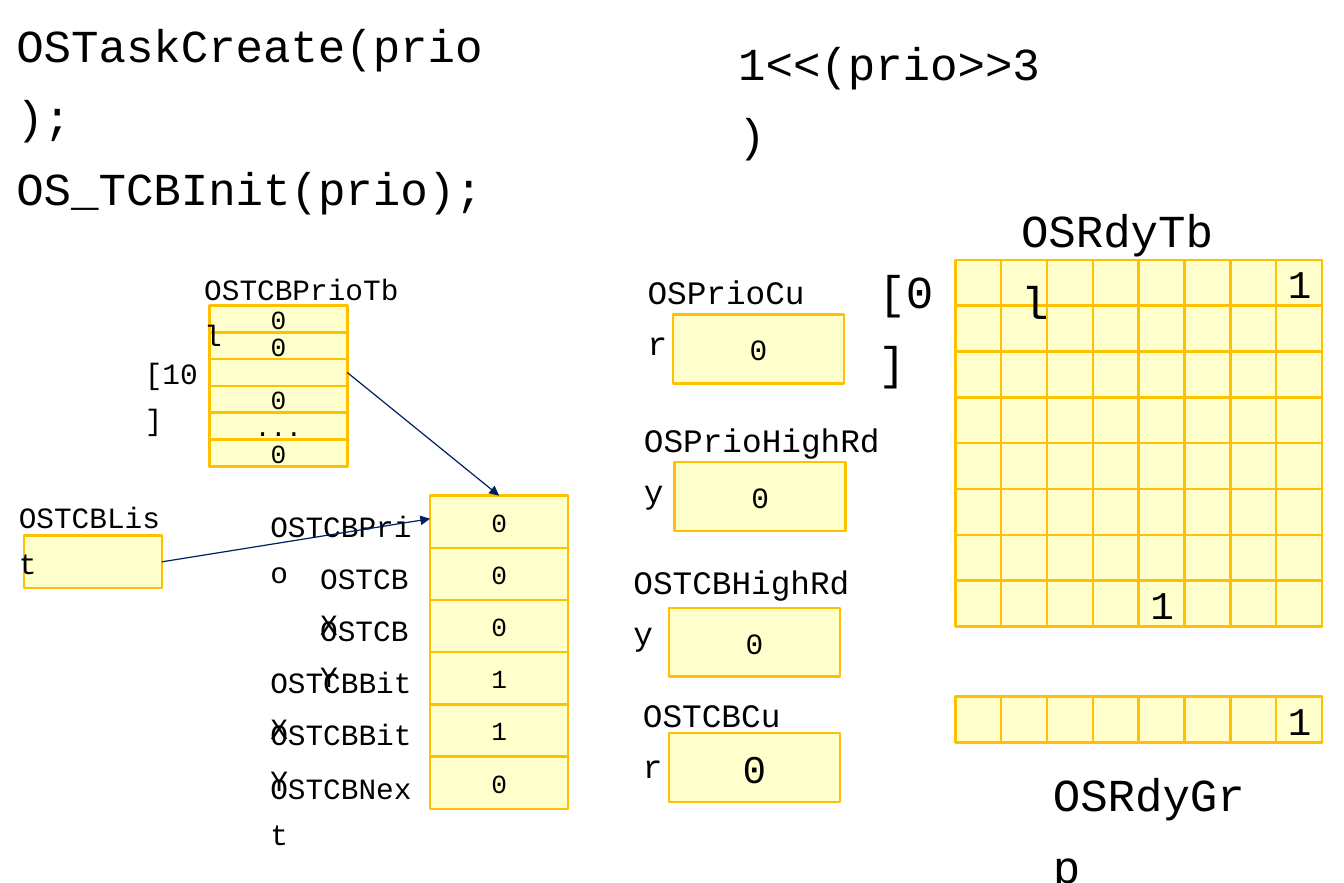
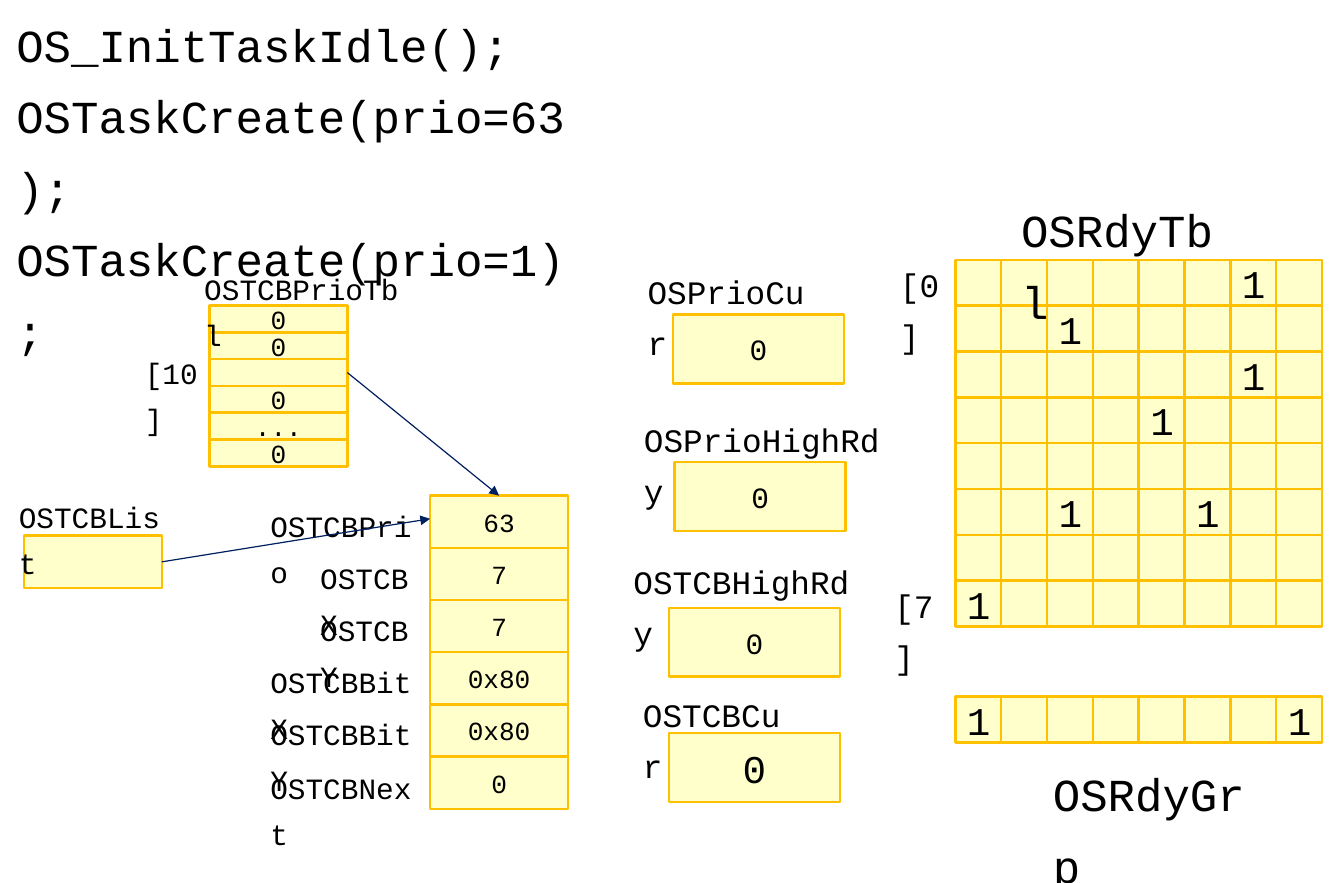
Before and after one commit to imguru-mooc/RTOS_uCOSII, a slide deck: slide 62 of RTOS.pptx (slide 43 before the commit). Drawn at 1344x883 pixels with LibreOffice and Linux fonts; fonts in the diff are those of the drawing. Boxes give left, top, right and bottom in pixels: in the first picture for what was removed or moved away, otherwise in the second. Text is boxed around its words. In the diff, an @@ line names an element or a change of style, - is before the commit and + after.

```diff
--- a/RTOS.pptx
+++ b/RTOS.pptx
@@ text at (16,29,564,290): text changed @@
-OSTaskCreate(prio);
-OS_TCBInit(prio);
+OS_InitTaskIdle();
+OSTaskCreate(prio=63);
+OSTaskCreate(prio=1);
@@ text removed at (738,47,1040,90) @@
-1<<(prio>>3)
@@ text "[0]": place and size @@
-text "[0]" at (878,275,933,318)
+text "[0]" at (900,274,939,304)
@@ text "[0]" at (900,274,939,304): size 28 to 20 pt @@
@@ rectangle "1": place and size @@
-rectangle "1" at (1276,260,1322,306)
+rectangle "1" at (1230,260,1276,306)
@@ rectangle: place and size @@
-rectangle at (1230,260,1276,306)
+rectangle at (1276,260,1322,306)
@@ text in rectangle at (1059,318,1083,353): text added @@
+1
@@ text in rectangle at (1242,364,1266,399): text added @@
+1
@@ text in rectangle at (1150,409,1174,444): text added @@
+1
@@ text in rectangle at (1059,501,1083,536): text added @@
+1
@@ text in rectangle at (1196,501,1220,536): text added @@
+1
@@ text in rectangle at (483,514,514,533): text changed @@
-0
+63
@@ text in rectangle at (491,566,507,584): text changed @@
-0
+7
@@ text added at (894,595,933,625), 20 pt, text #000000 @@
+[7]
@@ rectangle "1": place and size @@
-rectangle "1" at (1138,580,1184,626)
+rectangle "1" at (956,580,1002,626)
@@ rectangle: place and size @@
-rectangle at (956,580,1002,626)
+rectangle at (1138,580,1184,626)
@@ text in rectangle at (491,618,507,636): text changed @@
-0
+7
@@ text in rectangle at (468,670,531,689): text changed @@
-1
+0x80
@@ text in rectangle at (967,709,991,746): text added @@
+1
@@ text in rectangle at (468,722,531,741): text changed @@
-1
+0x80
```
Also in this commit, not shown: 63 other slides changed, 28 slides added, 4 slides removed.
